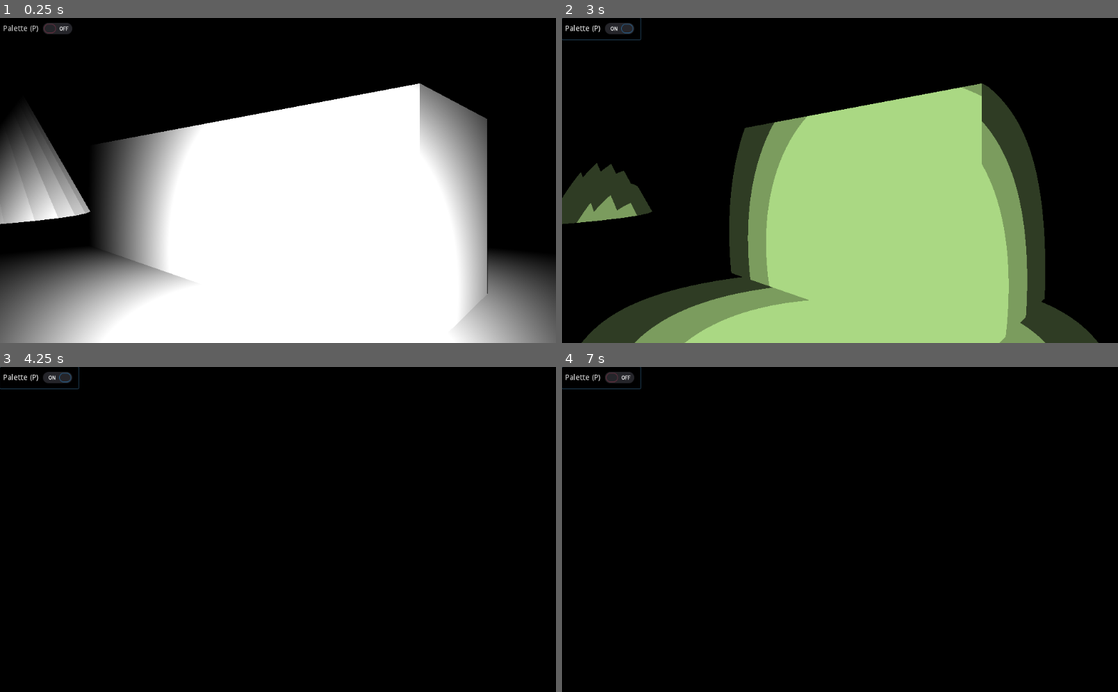
Above: before the commit, frames 1-4 (two rows, left to right).
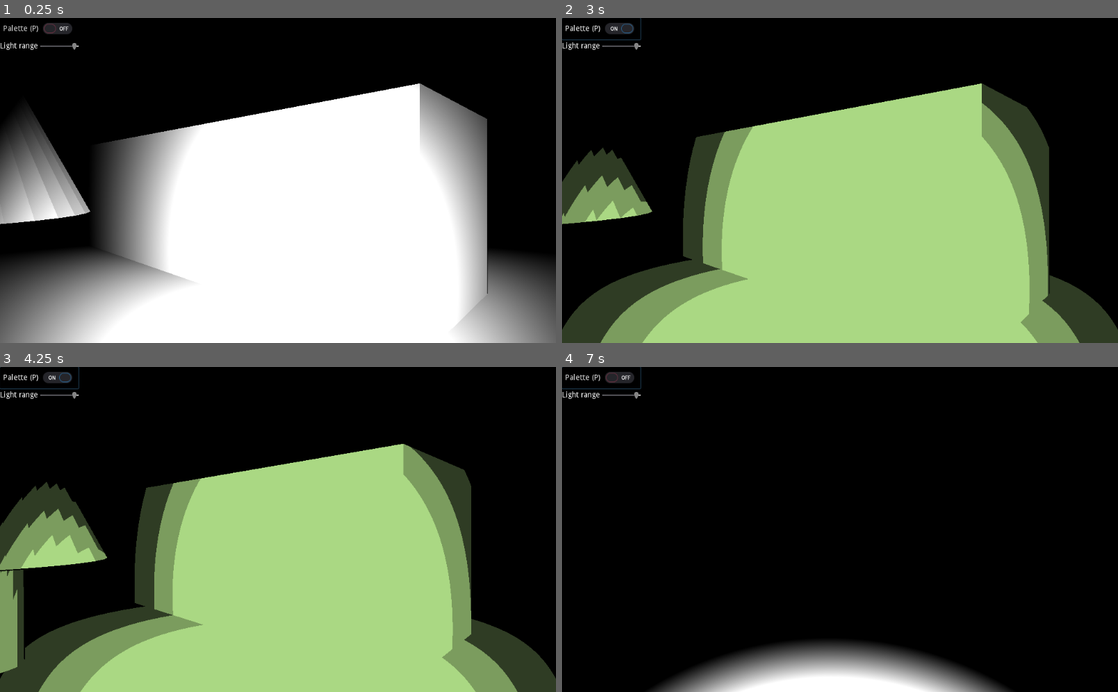
Above: after the commit, the same moments.

Repository: gilzoide/1JAM-RETRO
Game: Godot game, scene res://Main.tscn
Same seed, same stepped clock (60 frames per second), same inputs: the game is played once before the commit and once after it.
Inputs (mouse positions are in pixels of both pictures, inside the frame that each line leads up to):
- Up to frame 1 (0.25 s): no input
- Up to frame 2 (3 s): click "Palette (P)" at 0.5 s; click "Palette (P)" at 1.25 s; click "Palette (P)" at 2 s; tap Enter at 2.75 s; move the mouse to (962, 164) at 2.77 s; tap Space (toggle_lights, bound only before the commit) at 2.85 s; click (962, 164) at 2.92 s
- Up to frame 3 (4.25 s): tap Space (toggle_lights, bound only before the commit) at 3.5, 3.8 s; move the mouse to (166, 545) at 3.52 s; tap S (camera_back) at 3.6 s; click (166, 545) at 3.67 s
- Up to frame 4 (7 s): move the mouse to (895, 458) at 4.27 s; hold W (camera_forward) 4.28-5.03 s; click (895, 458) at 4.42 s; tap Space (toggle_lights, bound only before the commit) every 0.75 s from 4.55 to 6.8 s; move the mouse to (812, 594) at 5.02 s; tap Q (camera_rotate_left) at 5.1 s; click (812, 594) at 5.17 s; tap Enter at 5.75 s; move the mouse to (1006, 578) at 5.77 s; hold E (camera_rotate_right) 5.78-6.53 s; click (1006, 578) at 5.92 s; move the mouse to (673, 480) at 6.52 s; tap A (camera_strafe_left) at 6.6 s; click (673, 480) at 6.67 s

The runs differ from the first frame. In frame 1, 0.1% of the frame differs, in the area x 0-15%, y 7-10%; in frame 2, 23%; in frame 3, 54%, in the area x 0-100%, y 7-100%; in frame 4, 6.9%.

Commit message:
Add slider for testing spotlight changes

Diff:
--- a/Control/MovementControl.gd
+++ b/Control/MovementControl.gd
@@ -6,11 +6,7 @@
 
 onready var animationPlayer = $AnimationPlayer
 onready var spotlight: SpotLight = $SpotLight
-export(Array, float) var spotlight_ranges = [8, 6, 4, 0]
-var spotlight_current_range = 0
-
-func _ready():
-	refresh_light()
+onready var spotlight_full_range: float = spotlight.spot_range
 
 func _process(delta):
 	var rotation = 0
@@ -23,8 +19,8 @@
 	if is_moving and not animationPlayer.is_playing():
 		animationPlayer.play("PlayerLinearMove")
 
-	if Input.is_action_just_pressed("toggle_lights"):
-		toggle_lights()
+	if Input.is_action_pressed("set_light_range"):
+		set_light_range(Input.get_action_strength("set_light_range"))
 
 func _physics_process(_delta):
 	var movement = Vector3()
@@ -45,9 +41,5 @@
 	if not is_moving:
 		animationPlayer.stop()
 
-func toggle_lights():
-	spotlight_current_range += 1
-	refresh_light()
-
-func refresh_light():
-	spotlight.spot_range = spotlight_ranges[spotlight_current_range % len(spotlight_ranges)]
+func set_light_range(amount: float):
+	spotlight.spot_range = amount * spotlight_full_range
--- a/Control/Options.gd
+++ b/Control/Options.gd
@@ -5,7 +5,12 @@
 export(Material) var palette_material
 
 func set_apply_palette(apply: bool):
-	if apply:
-		viewport_container.material = palette_material
-	else:
-		viewport_container.material = null
+	viewport_container.material = palette_material if apply else null
+
+
+func _on_LightRange_value_changed(value: float):
+	var event = InputEventAction.new()
+	event.action = "set_light_range"
+	event.pressed = true
+	event.strength = value
+	Input.parse_input_event(event)
--- a/Control/P_shortcut.tres
+++ b/Control/Toggle_palette_shortcut.tres
@@ -1,7 +1,8 @@
 [gd_resource type="ShortCut" load_steps=2 format=2]
 
-[sub_resource type="InputEventKey" id=1]
-scancode = 80
+[sub_resource type="InputEventAction" id=1]
+action = "toggle_palette"
+pressed = true
 
 [resource]
 shortcut = SubResource( 1 )
--- a/Glow/Glow_material.tres
+++ b/Glow/Glow_material.tres
@@ -3,6 +3,8 @@
 [ext_resource path="res://Glow/Glow_shader.shader" type="Shader" id=1]
 [ext_resource path="res://Visuals/Outline_material.tres" type="Material" id=2]
 
+
+
 [resource]
 next_pass = ExtResource( 2 )
 shader = ExtResource( 1 )
--- a/Levels/LevelTest.tscn
+++ b/Levels/LevelTest.tscn
@@ -4,6 +4,8 @@
 [ext_resource path="res://Control/Player.tscn" type="PackedScene" id=2]
 [ext_resource path="res://Glow/Glow_material.tres" type="Material" id=3]
 [ext_resource path="res://Levels/Pinetree.tscn" type="PackedScene" id=4]
+
+
 
 [node name="LevelTest" type="Spatial"]
 
--- a/Levels/Pinetree.tscn
+++ b/Levels/Pinetree.tscn
@@ -2,6 +2,8 @@
 
 [ext_resource path="res://Visuals/Scenario_material.tres" type="Material" id=1]
 [ext_resource path="res://Levels/Pinetree.obj" type="ArrayMesh" id=2]
+
+
 
 [sub_resource type="CylinderShape" id=1]
 height = 2.77728
--- a/Main.tscn
+++ b/Main.tscn
@@ -1,13 +1,15 @@
-[gd_scene load_steps=5 format=2]
+[gd_scene load_steps=6 format=2]
 
 [ext_resource path="res://Levels/LevelTest.tscn" type="PackedScene" id=1]
 [ext_resource path="res://Control/Options.gd" type="Script" id=2]
 [ext_resource path="res://Palletes/Palette_material.tres" type="Material" id=3]
-[ext_resource path="res://Control/P_shortcut.tres" type="ShortCut" id=4]
+[ext_resource path="res://Control/Toggle_palette_shortcut.tres" type="ShortCut" id=4]
+[ext_resource path="res://UI/Main_theme.tres" type="Theme" id=5]
 
 [node name="Root" type="Control"]
 anchor_right = 1.0
 anchor_bottom = 1.0
+theme = ExtResource( 5 )
 __meta__ = {
 "_edit_use_anchors_": false
 }
@@ -31,15 +33,42 @@
 
 [node name="Options" type="VBoxContainer" parent="."]
 script = ExtResource( 2 )
+__meta__ = {
+"_edit_use_anchors_": false
+}
 viewport_container_path = NodePath("../ViewportContainer")
 palette_material = ExtResource( 3 )
 
 [node name="PaletteCheckButton" type="CheckButton" parent="Options"]
-margin_right = 167.0
+margin_right = 145.0
 margin_bottom = 40.0
 shortcut = ExtResource( 4 )
 text = "Palette (P)"
 __meta__ = {
 "_edit_use_anchors_": false
 }
+
+[node name="Control" type="HBoxContainer" parent="Options"]
+margin_top = 44.0
+margin_right = 145.0
+margin_bottom = 60.0
+
+[node name="Label" type="Label" parent="Options/Control"]
+margin_top = 1.0
+margin_right = 70.0
+margin_bottom = 15.0
+text = "Light range"
+
+[node name="HSlider" type="HSlider" parent="Options/Control"]
+margin_left = 74.0
+margin_right = 145.0
+margin_bottom = 16.0
+size_flags_horizontal = 3
+max_value = 1.0
+step = 0.05
+value = 1.0
+__meta__ = {
+"_edit_use_anchors_": false
+}
 [connection signal="toggled" from="Options/PaletteCheckButton" to="Options" method="set_apply_palette"]
+[connection signal="value_changed" from="Options/Control/HSlider" to="Options" method="_on_LightRange_value_changed"]
--- /dev/null
+++ b/UI/Main_theme.tres
@@ -0,0 +1,6 @@
+[gd_resource type="Theme" load_steps=2 format=2]
+
+[ext_resource path="res://UI/White_border_stylebox.tres" type="StyleBox" id=1]
+
+[resource]
+HSlider/styles/slider = ExtResource( 1 )
--- /dev/null
+++ b/UI/White_border_stylebox.tres
@@ -0,0 +1,9 @@
+[gd_resource type="StyleBoxFlat" format=2]
+
+[resource]
+bg_color = Color( 0, 0, 0, 1 )
+border_width_left = 1
+border_width_top = 1
+border_width_right = 1
+border_width_bottom = 1
+border_color = Color( 1, 1, 1, 1 )
--- a/Visuals/Scenario_material.tres
+++ b/Visuals/Scenario_material.tres
@@ -2,7 +2,6 @@
 
 [ext_resource path="res://Visuals/Outline_material.tres" type="Material" id=1]
 
-
 [resource]
 next_pass = ExtResource( 1 )
 metallic_specular = 0.0
--- a/project.godot
+++ b/project.godot
@@ -51,9 +51,13 @@
 "events": [ Object(InputEventKey,"resource_local_to_scene":false,"resource_name":"","device":0,"alt":false,"shift":false,"control":false,"meta":false,"command":false,"pressed":false,"scancode":69,"unicode":0,"echo":false,"script":null)
  ]
 }
-toggle_lights={
+set_light_range={
 "deadzone": 0.5,
-"events": [ Object(InputEventKey,"resource_local_to_scene":false,"resource_name":"","device":0,"alt":false,"shift":false,"control":false,"meta":false,"command":false,"pressed":false,"scancode":32,"unicode":0,"echo":false,"script":null)
+"events": [  ]
+}
+toggle_palette={
+"deadzone": 0.5,
+"events": [ Object(InputEventKey,"resource_local_to_scene":false,"resource_name":"","device":0,"alt":false,"shift":false,"control":false,"meta":false,"command":false,"pressed":false,"scancode":80,"unicode":0,"echo":false,"script":null)
  ]
 }
 
